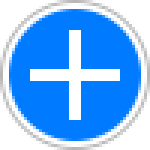
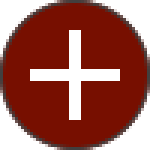
Layer changes from the first 150 x 150 image to the second:
painted on "Border" over bbox(0, 0, 150, 150)
painted on "Background" over bbox(0, 0, 150, 150)
